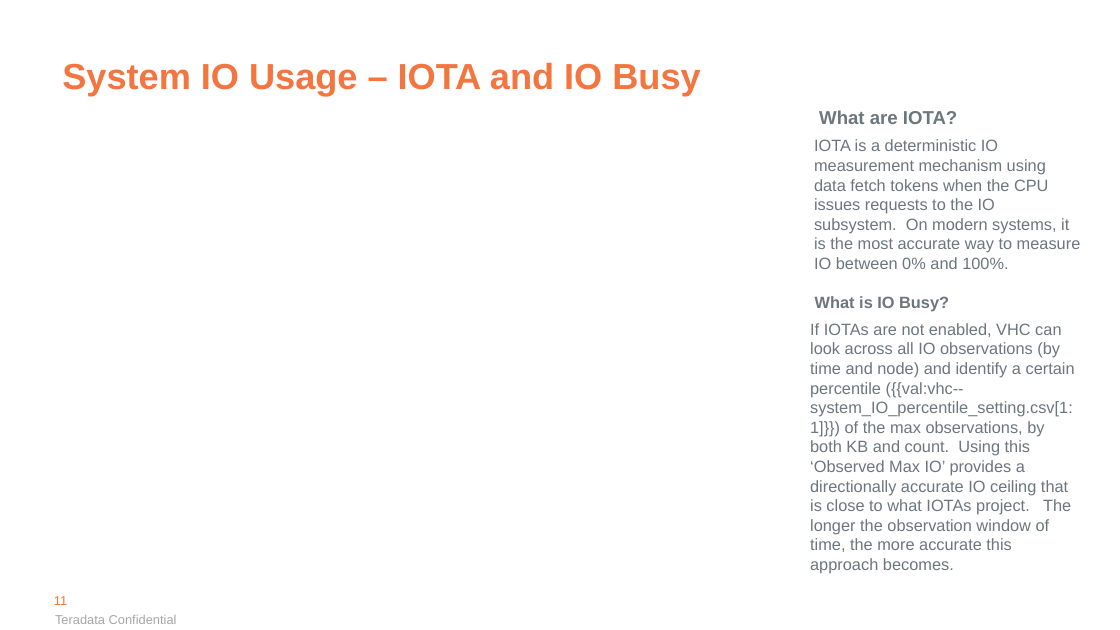
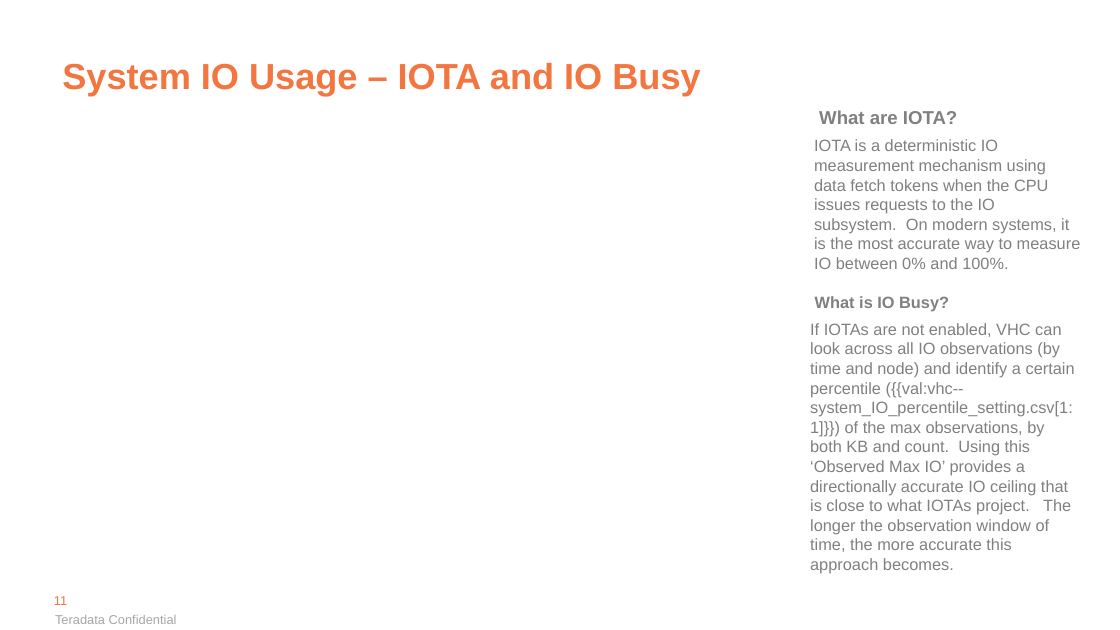
Before and after one commit to tdcoa/systasks, a slide deck: slide 11 of Solutions/ppt/Vantage Health Check v4.0.pptx. Drawn at 1120x630 pixels with LibreOffice and Linux fonts; fonts in the diff are those of the drawing; background and template pictures are left out. Boxes give left, top, right and bottom in pixels: in the first picture for what was removed or moved away, otherwise in the second. Text is boxed around its words. In the diff, an @@ line names an element or a change of style, - is before the commit and + after.

Commit message:
add 2 more IO slides (IOTA /IOBusy) to deck

```diff
--- a/Solutions/ppt/Vantage Health Check v4.0.pptx
+++ b/Solutions/ppt/Vantage Health Check v4.0.pptx
@@ text "What are IOTA?" at [814, 110, 1081, 269]: text colour #6B767D to #808080 @@
@@ text "What is IO Busy?" at [810, 296, 1075, 574]: text colour #6B767D to #808080 @@
```
Also in this commit, not shown: 1 other slide changed, 2 slides added, 2 other files.
